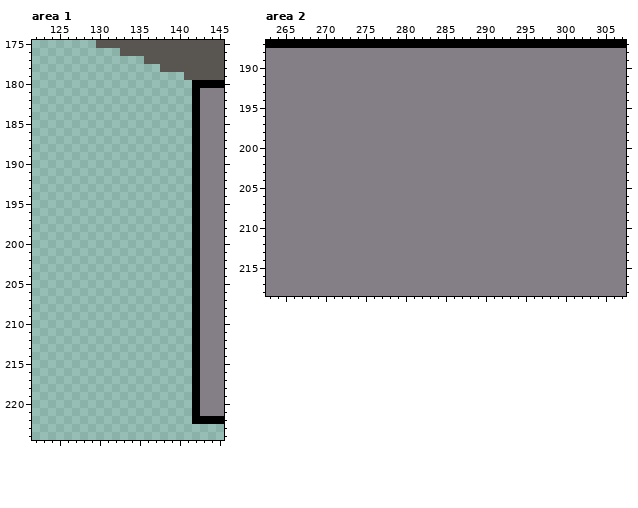
Two versions of one pixel-art file, Sprites/Tile_Sets/TS-04-Back-FX-Zeppelin.aseprite. This is how it looked before the edit.
520x400 pixels, 1 frame. Colours within 5 levels of each other are drawn and written as one. Shown: area 1: x 122..145, y 175..224; area 2: x 263..307, y 187..218. The commit also changed other parts of the picture, which this record leaves out.
Once edited:
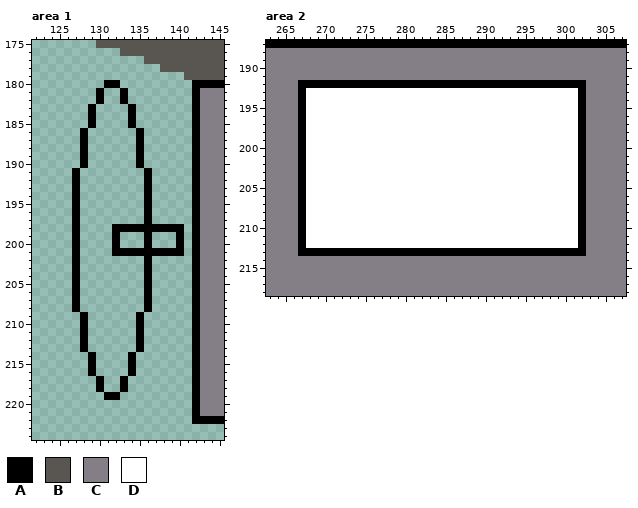
Palette (. is transparent): A #000000  B #595652  C #847e87  D #ffffff
Edits made:
layer "Layer 4" added
Area 1, layer "Layer 4":
The edit adds colour A in row 180 at x 131 to 132; in rows 181 to 182 at x 130 and 133; in rows 183 to 185 at x 129 and 134; in rows 186 to 190 at x 128 and 135; in rows 191 to 197 at x 127 and 136; in row 198 at x 127 and 132 to 140.
The edit adds colour A in rows 199 to 200 at x 127, 132, 136 and 140; in row 201 at x 127 and 132 to 140; in rows 202 to 208 at x 127 and 136; in rows 209 to 213 at x 128 and 135; in rows 214 to 216 at x 129 and 134; in rows 217 to 218 at x 130 and 133.
The edit adds colour A in row 219 at x 131 to 132.
Area 2, layer "Layer 3":
Colour C gives way to colour A in row 192 at x 267 to 302; in rows 193 to 212 at x 267 and 302; in row 213 at x 267 to 302.
Colour C gives way to colour D in rows 193 to 212 at x 268 to 301.
